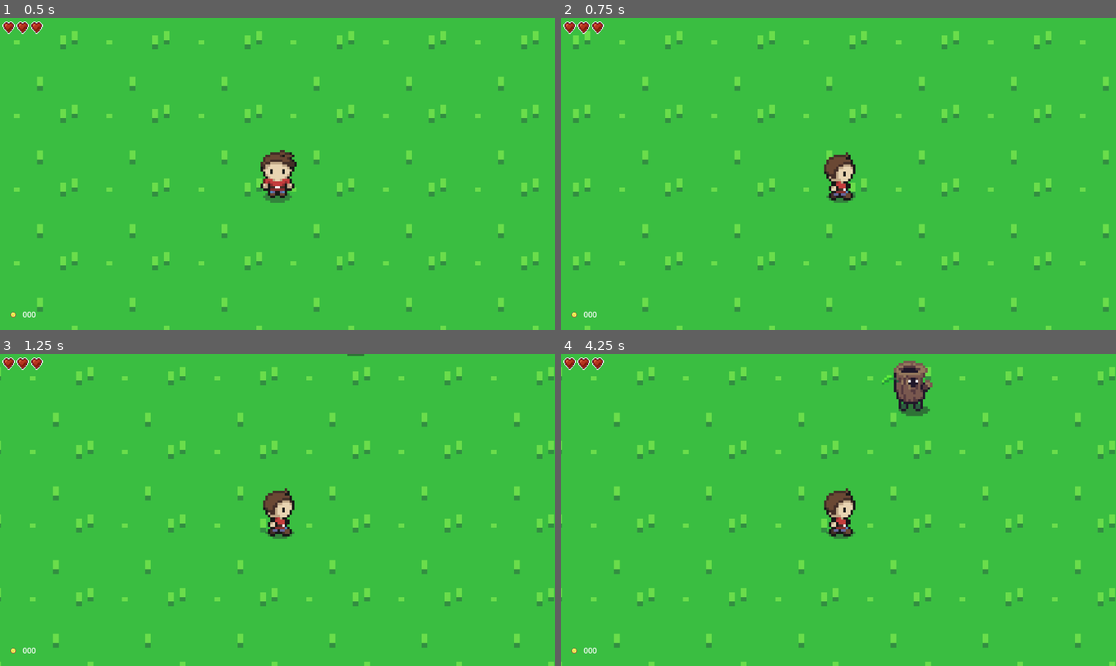
Above: before the commit, frames 1-4 (two rows, left to right).
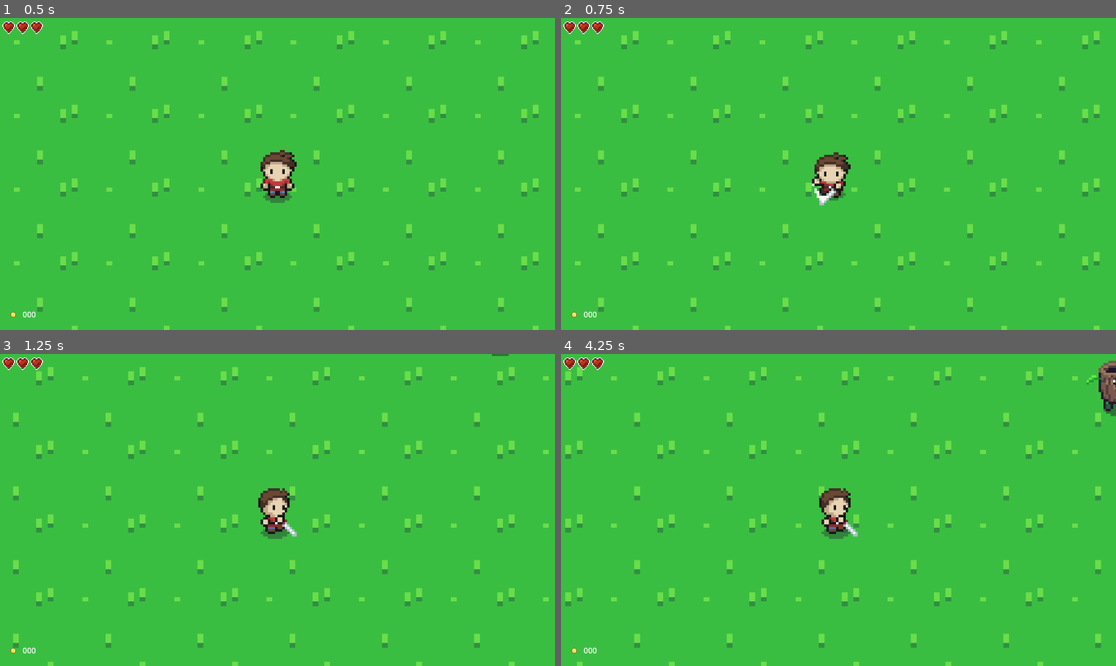
Above: after the commit, the same moments.

Repository: camh0220/GameDesignI
Game: Godot game, scene res://td_world_1.tscn
The game is run twice, just before and just after one commit, with the same random seed, the same clock (stepped at 60 frames per second) and the same inputs. The project has no main scene, so this scene is started directly.
Inputs (mouse positions are in pixels of both pictures, inside the frame that each line leads up to):
- Up to frame 1 (0.5 s): no input
- Up to frame 2 (0.75 s): tap Enter (ui_accept) at 0.5, 0.6 s; move the mouse to (960, 158) at 0.52 s; hold Right (ui_right) from 0.53 s (still down); click (960, 158) at 0.67 s
- Up to frame 3 (1.25 s): keep holding Right (ui_right); tap Enter (ui_accept) at 0.77, 1.07 s
- Up to frame 4 (4.25 s): release Right (ui_right) at 1.25 s; drag from (727, 525) to (882, 510) at 1.27 s; tap Enter (ui_accept) at 2, 2.1, 3.6, 3.77, 4.07 s; move the mouse to (894, 441) at 2.02 s; hold Left (ui_left) 2.03-2.75 s; drag from (810, 572) to (672, 463) at 2.77 s; move the mouse to (1005, 556) at 3.52 s; hold Right (ui_right) from 3.53 s (still down)

Frame 1 is identical in both runs. In frame 2, 7.4% of the frame differs, in the area x 2-99%, y 4-100%; in frame 3, 8.0%; in frame 4, 9.3%, in the area x 0-100%, y 2-100%.
Error before the commit: Invalid assignment of property or key 'stream' with value of type 'AudioStreamWAV' on a base object of type 'null instance'. (res://td_player.gd:53)

Commit message:
Update 04/26/24

Diff:
--- a/td_player.gd
+++ b/td_player.gd
@@ -25,6 +25,8 @@
 var menu_scene = preload("res://my_gui.tscn")
 var damage_shader = preload("res://assets/shaders/take_damage.tres")
 var attack_sound = preload("res://assets/sounds/slash.wav")
+var death_sound = preload("res://assets/sounds/hitHurt.wav")
+var hit_sound = preload("res://assets/sounds/hitHurt.wav")
 var menu_instance = null
 
 @onready var aud_player = $AudioStreamPlayer2D
@@ -50,8 +52,6 @@
 	slash.position = attack_direction * 20.0
 	slash.rotation = Vector2().angle_to_point(-attack_direction)
 	add_child(slash)
-	aud_player.stream = attack_sound
-	aud_player.play()
 	animation_lock = 0.2
 
 func charged_attack():
@@ -93,11 +93,9 @@
 		$AnimatedSprite2D.material.set_shader_parameter("intensity", 0.5)
 		if data.health <= 0:
 			data.state = STATES.DEAD
-			# TODO: play death animation & sound
 			await get_tree().create_timer(0.5).timeout
 			health_depleted.emit()
 		else:
-			# TODO: play damage sound
 			pass
 	pass
 
--- a/td_player.tscn
+++ b/td_player.tscn
@@ -15,69 +15,69 @@
 atlas = ExtResource("2_3icl6")
 region = Rect2(0, 64, 16, 32)
 
-[sub_resource type="AtlasTexture" id="AtlasTexture_7b775"]
-atlas = ExtResource("2_3icl6")
-region = Rect2(0, 128, 19, 32)
-
-[sub_resource type="AtlasTexture" id="AtlasTexture_mrnhk"]
-atlas = ExtResource("2_3icl6")
-region = Rect2(38, 128, 19, 32)
-
-[sub_resource type="AtlasTexture" id="AtlasTexture_u34sq"]
-atlas = ExtResource("2_3icl6")
-region = Rect2(76, 128, 19, 32)
-
-[sub_resource type="AtlasTexture" id="AtlasTexture_hkeqg"]
-atlas = ExtResource("2_3icl6")
-region = Rect2(95, 128, 19, 32)
-
-[sub_resource type="AtlasTexture" id="AtlasTexture_murhy"]
-atlas = ExtResource("2_3icl6")
-region = Rect2(0, 224, 19, 32)
-
-[sub_resource type="AtlasTexture" id="AtlasTexture_0iqtp"]
-atlas = ExtResource("2_3icl6")
-region = Rect2(38, 224, 19, 32)
-
-[sub_resource type="AtlasTexture" id="AtlasTexture_qqf8g"]
-atlas = ExtResource("2_3icl6")
-region = Rect2(76, 224, 19, 32)
-
-[sub_resource type="AtlasTexture" id="AtlasTexture_n2lox"]
-atlas = ExtResource("2_3icl6")
-region = Rect2(95, 224, 19, 32)
-
-[sub_resource type="AtlasTexture" id="AtlasTexture_yuwrm"]
-atlas = ExtResource("2_3icl6")
-region = Rect2(0, 192, 19, 32)
-
-[sub_resource type="AtlasTexture" id="AtlasTexture_hndou"]
-atlas = ExtResource("2_3icl6")
-region = Rect2(38, 192, 19, 32)
-
-[sub_resource type="AtlasTexture" id="AtlasTexture_u7p3l"]
-atlas = ExtResource("2_3icl6")
-region = Rect2(76, 192, 19, 32)
-
-[sub_resource type="AtlasTexture" id="AtlasTexture_snqhr"]
-atlas = ExtResource("2_3icl6")
-region = Rect2(95, 192, 19, 32)
-
-[sub_resource type="AtlasTexture" id="AtlasTexture_whwjb"]
-atlas = ExtResource("2_3icl6")
-region = Rect2(0, 160, 19, 32)
-
-[sub_resource type="AtlasTexture" id="AtlasTexture_f4xtv"]
-atlas = ExtResource("2_3icl6")
-region = Rect2(38, 160, 19, 32)
-
-[sub_resource type="AtlasTexture" id="AtlasTexture_75q3t"]
-atlas = ExtResource("2_3icl6")
-region = Rect2(76, 160, 19, 32)
-
-[sub_resource type="AtlasTexture" id="AtlasTexture_6bj12"]
-atlas = ExtResource("2_3icl6")
-region = Rect2(95, 160, 19, 32)
+[sub_resource type="AtlasTexture" id="AtlasTexture_sju62"]
+atlas = ExtResource("2_3icl6")
+region = Rect2(0, 128, 34, 32)
+
+[sub_resource type="AtlasTexture" id="AtlasTexture_nqsi4"]
+atlas = ExtResource("2_3icl6")
+region = Rect2(34, 128, 34, 32)
+
+[sub_resource type="AtlasTexture" id="AtlasTexture_as4if"]
+atlas = ExtResource("2_3icl6")
+region = Rect2(68, 128, 34, 32)
+
+[sub_resource type="AtlasTexture" id="AtlasTexture_tu261"]
+atlas = ExtResource("2_3icl6")
+region = Rect2(102, 128, 34, 32)
+
+[sub_resource type="AtlasTexture" id="AtlasTexture_ao8i7"]
+atlas = ExtResource("2_3icl6")
+region = Rect2(0, 224, 34, 32)
+
+[sub_resource type="AtlasTexture" id="AtlasTexture_70dcy"]
+atlas = ExtResource("2_3icl6")
+region = Rect2(34, 224, 34, 32)
+
+[sub_resource type="AtlasTexture" id="AtlasTexture_j6w6p"]
+atlas = ExtResource("2_3icl6")
+region = Rect2(68, 224, 34, 32)
+
+[sub_resource type="AtlasTexture" id="AtlasTexture_8igs6"]
+atlas = ExtResource("2_3icl6")
+region = Rect2(102, 224, 34, 32)
+
+[sub_resource type="AtlasTexture" id="AtlasTexture_gaf2i"]
+atlas = ExtResource("2_3icl6")
+region = Rect2(0, 192, 34, 32)
+
+[sub_resource type="AtlasTexture" id="AtlasTexture_xxsse"]
+atlas = ExtResource("2_3icl6")
+region = Rect2(34, 192, 34, 32)
+
+[sub_resource type="AtlasTexture" id="AtlasTexture_ay3yk"]
+atlas = ExtResource("2_3icl6")
+region = Rect2(68, 192, 34, 32)
+
+[sub_resource type="AtlasTexture" id="AtlasTexture_1m77f"]
+atlas = ExtResource("2_3icl6")
+region = Rect2(102, 192, 34, 32)
+
+[sub_resource type="AtlasTexture" id="AtlasTexture_1xnym"]
+atlas = ExtResource("2_3icl6")
+region = Rect2(0, 160, 34, 32)
+
+[sub_resource type="AtlasTexture" id="AtlasTexture_050fe"]
+atlas = ExtResource("2_3icl6")
+region = Rect2(34, 160, 34, 32)
+
+[sub_resource type="AtlasTexture" id="AtlasTexture_4xpdt"]
+atlas = ExtResource("2_3icl6")
+region = Rect2(68, 160, 34, 32)
+
+[sub_resource type="AtlasTexture" id="AtlasTexture_opvbp"]
+atlas = ExtResource("2_3icl6")
+region = Rect2(102, 160, 34, 32)
 
 [sub_resource type="AtlasTexture" id="AtlasTexture_nkor0"]
 atlas = ExtResource("2_3icl6")
@@ -160,16 +160,16 @@
 }, {
 "frames": [{
 "duration": 1.0,
-"texture": SubResource("AtlasTexture_7b775")
-}, {
-"duration": 1.0,
-"texture": SubResource("AtlasTexture_mrnhk")
-}, {
-"duration": 1.0,
-"texture": SubResource("AtlasTexture_u34sq")
-}, {
-"duration": 1.0,
-"texture": SubResource("AtlasTexture_hkeqg")
+"texture": SubResource("AtlasTexture_sju62")
+}, {
+"duration": 1.0,
+"texture": SubResource("AtlasTexture_nqsi4")
+}, {
+"duration": 1.0,
+"texture": SubResource("AtlasTexture_as4if")
+}, {
+"duration": 1.0,
+"texture": SubResource("AtlasTexture_tu261")
 }],
 "loop": true,
 "name": &"swipe_down",
@@ -177,16 +177,16 @@
 }, {
 "frames": [{
 "duration": 1.0,
-"texture": SubResource("AtlasTexture_murhy")
-}, {
-"duration": 1.0,
-"texture": SubResource("AtlasTexture_0iqtp")
-}, {
-"duration": 1.0,
-"texture": SubResource("AtlasTexture_qqf8g")
-}, {
-"duration": 1.0,
-"texture": SubResource("AtlasTexture_n2lox")
+"texture": SubResource("AtlasTexture_ao8i7")
+}, {
+"duration": 1.0,
+"texture": SubResource("AtlasTexture_70dcy")
+}, {
+"duration": 1.0,
+"texture": SubResource("AtlasTexture_j6w6p")
+}, {
+"duration": 1.0,
+"texture": SubResource("AtlasTexture_8igs6")
 }],
 "loop": true,
 "name": &"swipe_left",
@@ -194,16 +194,16 @@
 }, {
 "frames": [{
 "duration": 1.0,
-"texture": SubResource("AtlasTexture_yuwrm")
-}, {
-"duration": 1.0,
-"texture": SubResource("AtlasTexture_hndou")
-}, {
-"duration": 1.0,
-"texture": SubResource("AtlasTexture_u7p3l")
-}, {
-"duration": 1.0,
-"texture": SubResource("AtlasTexture_snqhr")
+"texture": SubResource("AtlasTexture_gaf2i")
+}, {
+"duration": 1.0,
+"texture": SubResource("AtlasTexture_xxsse")
+}, {
+"duration": 1.0,
+"texture": SubResource("AtlasTexture_ay3yk")
+}, {
+"duration": 1.0,
+"texture": SubResource("AtlasTexture_1m77f")
 }],
 "loop": true,
 "name": &"swipe_right",
@@ -211,16 +211,16 @@
 }, {
 "frames": [{
 "duration": 1.0,
-"texture": SubResource("AtlasTexture_whwjb")
-}, {
-"duration": 1.0,
-"texture": SubResource("AtlasTexture_f4xtv")
-}, {
-"duration": 1.0,
-"texture": SubResource("AtlasTexture_75q3t")
-}, {
-"duration": 1.0,
-"texture": SubResource("AtlasTexture_6bj12")
+"texture": SubResource("AtlasTexture_1xnym")
+}, {
+"duration": 1.0,
+"texture": SubResource("AtlasTexture_050fe")
+}, {
+"duration": 1.0,
+"texture": SubResource("AtlasTexture_4xpdt")
+}, {
+"duration": 1.0,
+"texture": SubResource("AtlasTexture_opvbp")
 }],
 "loop": true,
 "name": &"swipe_up",
@@ -287,7 +287,7 @@
 
 [node name="AnimatedSprite2D" type="AnimatedSprite2D" parent="."]
 sprite_frames = SubResource("SpriteFrames_q0la6")
-animation = &"new_animation"
+animation = &"idle_down"
 autoplay = "idle_down"
 
 [node name="Camera2D" type="Camera2D" parent="."]
--- a/td_world_1.tscn
+++ b/td_world_1.tscn
@@ -3178,7 +3178,7 @@
 position = Vector2(-418, 222)
 
 [node name="td_enemy2" parent="." instance=ExtResource("3_m5mo6")]
-position = Vector2(83, 195)
+position = Vector2(84, 194)
 
 [node name="td_enemy3" parent="." instance=ExtResource("3_m5mo6")]
 position = Vector2(-104, 14)
--- a/td_world_2.tscn
+++ b/td_world_2.tscn
@@ -1129,3 +1129,6 @@
 
 [node name="coin2" parent="." instance=ExtResource("6_36pa7")]
 position = Vector2(86, 65)
+
+[node name="td_enemy2" parent="." instance=ExtResource("3_olgsb")]
+position = Vector2(-63, -109)
